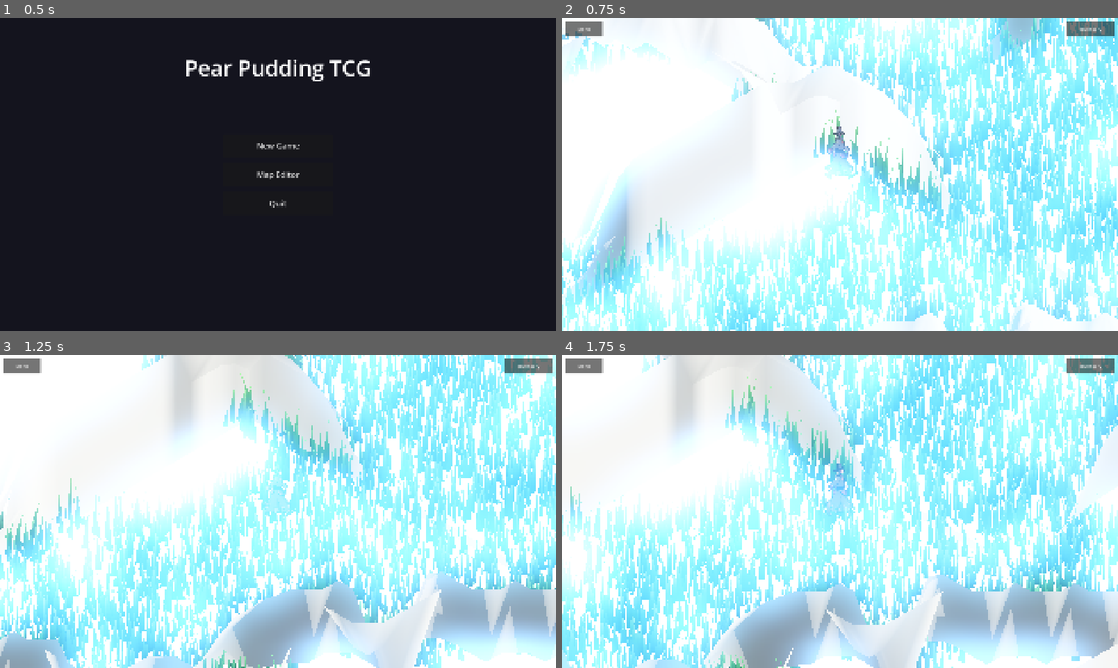
Above: before the commit, frames 1-4 (two rows, left to right).
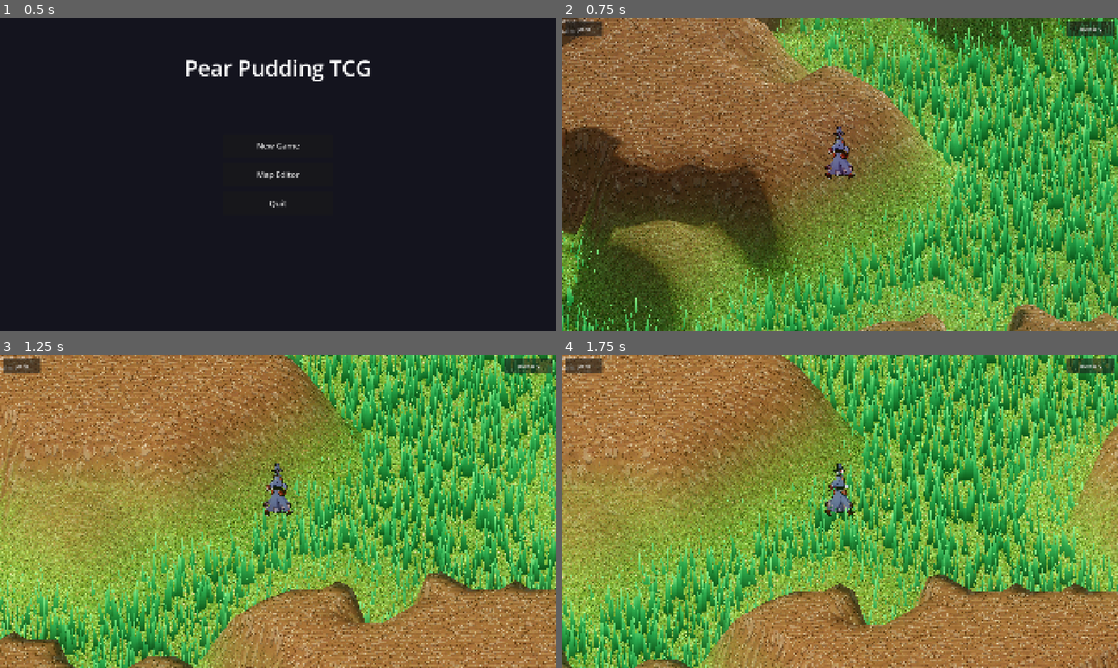
Above: after the commit, the same moments.

Repository: ChrisPauly97/pear-pudding-godot
Game: Godot game, scene res://scenes/ui/MenuScene.tscn
Same seed, same stepped clock (60 frames per second), same inputs: the game is played once before the commit and once after it.
Inputs (mouse positions are in pixels of both pictures, inside the frame that each line leads up to):
- Up to frame 1 (0.5 s): no input
- Up to frame 2 (0.75 s): click "New Game" at 0.5 s
- Up to frame 3 (1.25 s): no input
- Up to frame 4 (1.75 s): tap Enter at 1.25 s; move the mouse to (962, 495) at 1.27 s; hold D (move_right) from 1.28 s (still down); hold E (interact) from 1.28 s (still down); click (962, 495) at 1.42 s; tap Space (jump) at 1.52 s

Frame 1 is identical in both runs. In frame 2, 100% of the frame differs, in the area x 0-100%, y 0-100%; in frame 3, 100%; in frame 4, 100%.

Commit message:
Overhaul terrain lighting: fix winding-flip stripes and skirt normals
Root cause of black/white stripes: for hills taller than one tile step,
the isometric projection flips the 2D-projected winding of steep-slope
triangles. The GPU then treats valid front-facing geometry as back-faces,
producing the alternating light/dark pattern.

Fix 1 — shader NORMAL override:
  Set NORMAL from v_normal_world (the mathematically correct height-field
  gradient, always pointing upward) transformed to view space. This makes
  Godot's lighting pipeline use the correct surface normal for every
  fragment regardless of whether the GPU classified it as front or back.
  Removes the FRONT_FACING hack entirely.

Fix 2 — skirt outward normals (TerrainMath.gd):
  Skirt panels were inheriting the terrain surface normal (roughly upward).
  They now carry proper horizontal outward normals: (0,0,-1) for the near
  edge, (0,0,1) for the far edge, (-1,0,0)/(+1,0,0) for the side edges.
  These feed into the shader NORMAL override so skirts are lit correctly.

https://claude.ai/code/session_01FxHYhx4zQYNtvF9fLcgBis

Diff:
--- a/assets/shaders/terrain.gdshader
+++ b/assets/shaders/terrain.gdshader
@@ -126,19 +126,15 @@
 	}
 
 	// Hand the base colour to Godot's lighting pipeline.
-	// The DirectionalLight3D (sun/moon) and WorldEnvironment ambient are applied
-	// by the engine — including the shadow map already baked on the sun light.
-	if (!FRONT_FACING) {
-		// Back-face: steep hill undersides visible under iso view due to
-		// cull_disabled. Keep them very dim so they don't appear as bright
-		// orange planes, but not pure black either.
-		ALBEDO = base_col * 0.08;
-		ROUGHNESS = 1.0;
-		return;
-	}
+	// Override NORMAL from the height-field gradient (v_normal_world) so lighting
+	// is always correct regardless of GPU 2D-winding.  Steep hill triangles can
+	// have their projected winding flipped under isometric view, causing the GPU
+	// to treat them as back-faces; overriding NORMAL here fixes that without
+	// needing FRONT_FACING hacks or removing cull_disabled.
+	NORMAL = normalize((VIEW_MATRIX * vec4(normalize(v_normal_world), 0.0)).xyz);
 	ALBEDO = base_col;
-	// Soft emission floor so cast shadows never go pitch-black.
-	// Stays below glow_hdr_threshold (0.5) so it won't trigger bloom.
+	// Soft emission floor keeps cast shadows from going pitch-black.
+	// Value is below glow_hdr_threshold (0.5) so it won't trigger bloom.
 	EMISSION = base_col * 0.15;
 	ROUGHNESS = 0.9;
 	METALLIC = 0.0;
--- a/game_logic/TerrainMath.gd
+++ b/game_logic/TerrainMath.gd
@@ -219,7 +219,9 @@
 		for iz_edge in [0, nvz - 1]:
 			var surf_i: int = iz_edge * nvx + ix
 			skirt_verts[si]   = Vector3(verts[surf_i].x, SKIRT_Y, verts[surf_i].z)
-			skirt_normals[si] = normals[surf_i]
+			# Outward-facing horizontal normal for the skirt panel:
+			# iz=0 is the near edge (faces -Z), iz=nvz-1 is the far edge (faces +Z)
+			skirt_normals[si] = Vector3(0.0, 0.0, -1.0) if iz_edge == 0 else Vector3(0.0, 0.0, 1.0)
 			skirt_uvs[si]     = uvs[surf_i]
 			skirt_colors[si]  = colors[surf_i]
 			_edge_ids.append(surf_i)
@@ -229,7 +231,8 @@
 		for ix_edge in [0, nvx - 1]:
 			var surf_i: int = iz * nvx + ix_edge
 			skirt_verts[si]   = Vector3(verts[surf_i].x, SKIRT_Y, verts[surf_i].z)
-			skirt_normals[si] = normals[surf_i]
+			# ix=0 is the left edge (faces -X), ix=nvx-1 is the right edge (faces +X)
+			skirt_normals[si] = Vector3(-1.0, 0.0, 0.0) if ix_edge == 0 else Vector3(1.0, 0.0, 0.0)
 			skirt_uvs[si]     = uvs[surf_i]
 			skirt_colors[si]  = colors[surf_i]
 			_edge_ids.append(surf_i)
